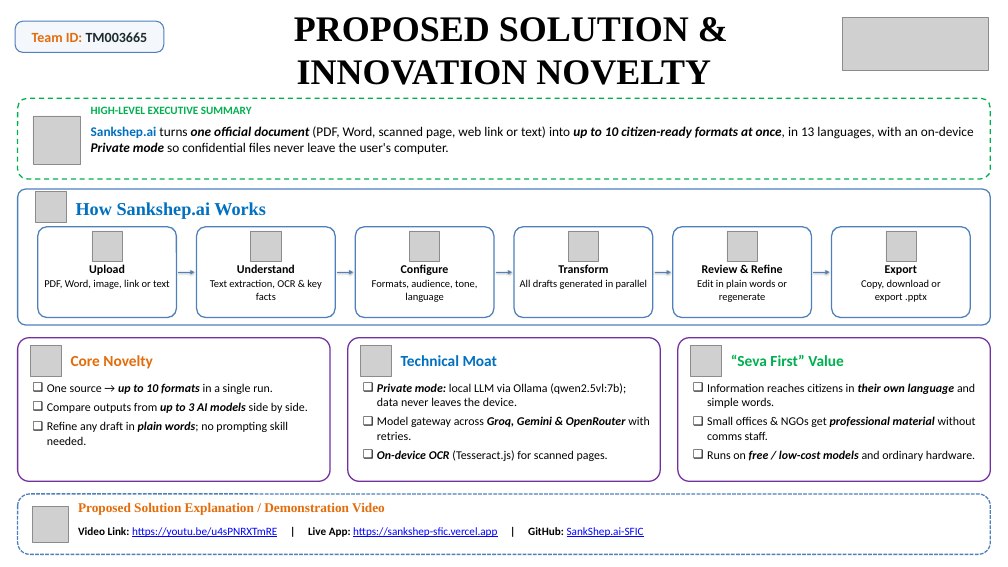
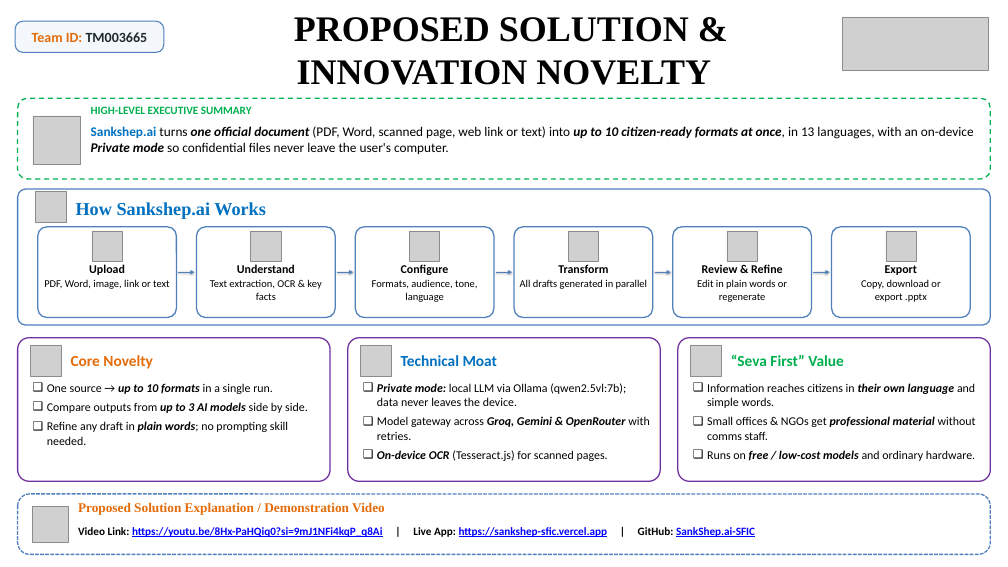
Before and after one commit to SiddharthDevmurari/SankShep.ai-SFIC, a slide deck: slide 3 of SFIC Synopsis PPT.pptx. Drawn at 1008x567 pixels with LibreOffice and Linux fonts; fonts in the diff are those of the drawing; grey boxes stand for pictures. Boxes give left, top, right and bottom in pixels: in the first picture for what was removed or moved away, otherwise in the second. Text is boxed around its words. In the diff, an @@ line names an element or a change of style, - is before the commit and + after.

```diff
--- a/SFIC Synopsis PPT.pptx
+++ b/SFIC Synopsis PPT.pptx
@@ text at [78, 527, 755, 537]: text changed; bold on @@
-Video Link: https://youtu.be/u4sPNRXTmRE | Live App: https://sankshep-sfic.vercel.app | GitHub: SankShep.ai-SFIC
+Video Link: https://youtu.be/8Hx-PaHQiq0?si=9mJ1NFi4kqP_q8Ai | Live App: https://sankshep-sfic.vercel.app | GitHub: SankShep.ai-SFIC
```
Also in this commit, not shown: 1 other file.
